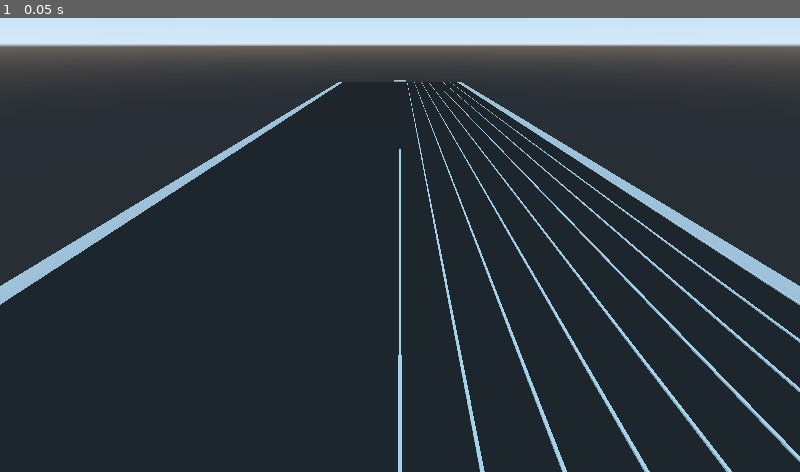
Above: before the commit, frame 1.
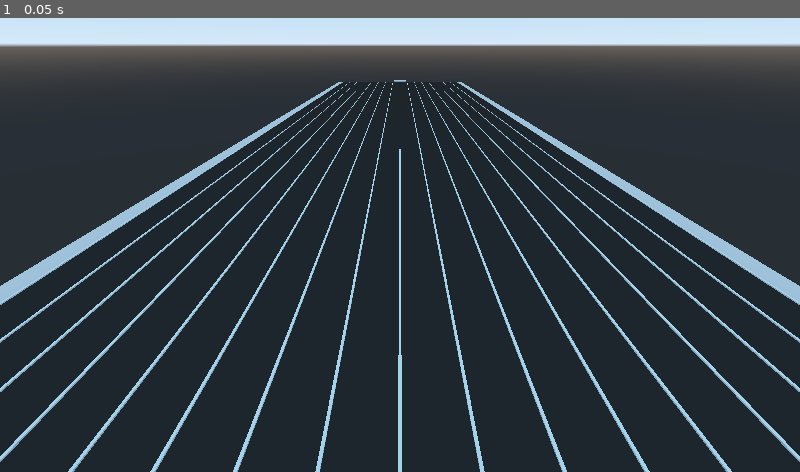
Above: after the commit, the same moment.

Repository: 3t04/otoNE
Game: Godot game, scene res://NotesPlayer.tscn
Two runs of this game, one before a commit and one after it. Both use one fixed random seed, a clock stepped at 60 frames per second and the inputs below.
Inputs:
- Up to frame 1 (0.05 s): no input

The runs differ from the first frame. In frame 1, 2.1% of the frame differs, in the area x 0-50%, y 14-100%.

Commit message:
Update NotesPlayer.tscn

Diff:
--- a/GodotProject/NotesPlayer.tscn
+++ b/GodotProject/NotesPlayer.tscn
@@ -33,6 +33,46 @@
 
 [node name="CenterRain" type="MeshInstance" parent="Background/MainGround/AllRain"]
 transform = Transform( 1, 0, 0, 0, 1, 0, 0, 0, 1, 0, 0.5, 25 )
+mesh = SubResource( 4 )
+skeleton = NodePath("../../..")
+
+[node name="-1" type="MeshInstance" parent="Background/MainGround/AllRain"]
+transform = Transform( 1, 0, 0, 0, 1, 0, 0, 0, 1, -1, 0.5, 25 )
+mesh = SubResource( 4 )
+skeleton = NodePath("../../..")
+
+[node name="-2" type="MeshInstance" parent="Background/MainGround/AllRain"]
+transform = Transform( 1, 0, 0, 0, 1, 0, 0, 0, 1, -2, 0.5, 25 )
+mesh = SubResource( 4 )
+skeleton = NodePath("../../..")
+
+[node name="-3" type="MeshInstance" parent="Background/MainGround/AllRain"]
+transform = Transform( 1, 0, 0, 0, 1, 0, 0, 0, 1, -3, 0.5, 25 )
+mesh = SubResource( 4 )
+skeleton = NodePath("../../..")
+
+[node name="-4" type="MeshInstance" parent="Background/MainGround/AllRain"]
+transform = Transform( 1, 0, 0, 0, 1, 0, 0, 0, 1, -4, 0.5, 25 )
+mesh = SubResource( 4 )
+skeleton = NodePath("../../..")
+
+[node name="-5" type="MeshInstance" parent="Background/MainGround/AllRain"]
+transform = Transform( 1, 0, 0, 0, 1, 0, 0, 0, 1, -5, 0.5, 25 )
+mesh = SubResource( 4 )
+skeleton = NodePath("../../..")
+
+[node name="-6" type="MeshInstance" parent="Background/MainGround/AllRain"]
+transform = Transform( 1, 0, 0, 0, 1, 0, 0, 0, 1, -6, 0.5, 25 )
+mesh = SubResource( 4 )
+skeleton = NodePath("../../..")
+
+[node name="-7" type="MeshInstance" parent="Background/MainGround/AllRain"]
+transform = Transform( 1, 0, 0, 0, 1, 0, 0, 0, 1, -7, 0.5, 25 )
+mesh = SubResource( 4 )
+skeleton = NodePath("../../..")
+
+[node name="-8" type="MeshInstance" parent="Background/MainGround/AllRain"]
+transform = Transform( 1, 0, 0, 0, 1, 0, 0, 0, 1, -8, 0.5, 25 )
 mesh = SubResource( 4 )
 skeleton = NodePath("../../..")
 
@@ -99,3 +139,6 @@
 
 [node name="MainCamera" type="Camera" parent="CameraNode"]
 transform = Transform( 1, 0, 0, 0, 0.866025, 0.5, 0, -0.5, 0.866025, 0, 5, 52 )
+
+[node name="SpotLight" type="SpotLight" parent="."]
+transform = Transform( 1, 0, 0, 0, -4.37114e-08, 1, 0, -1, -4.37114e-08, 0, 0, 0 )
